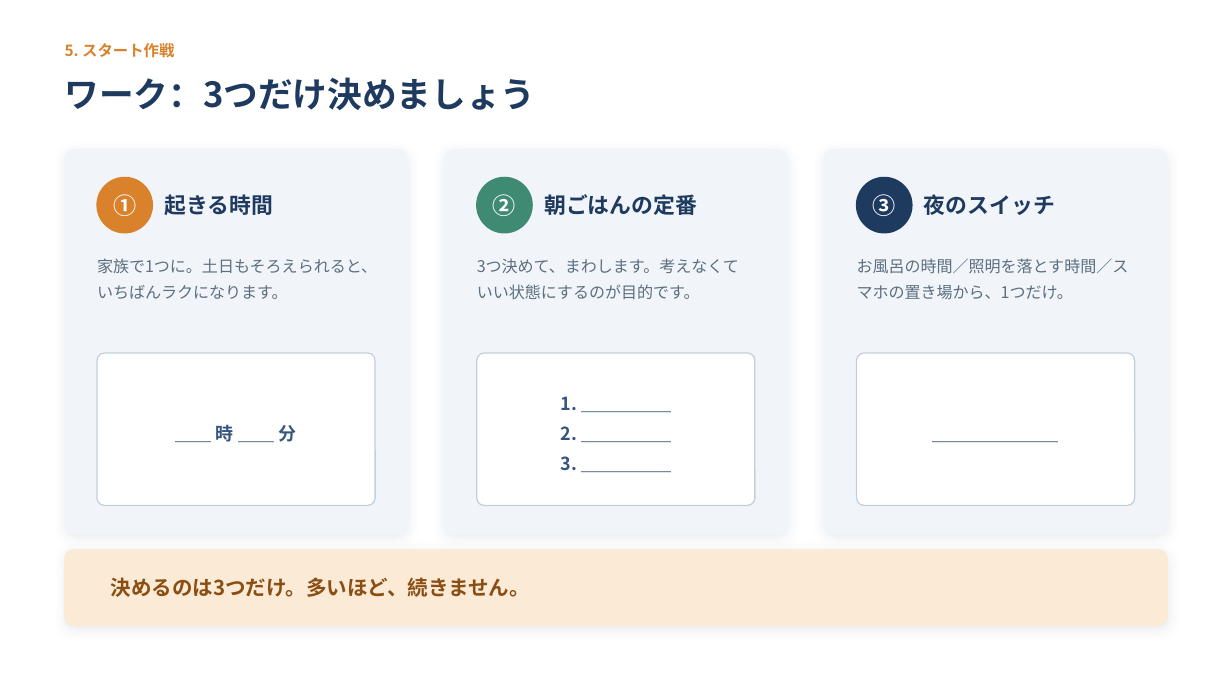
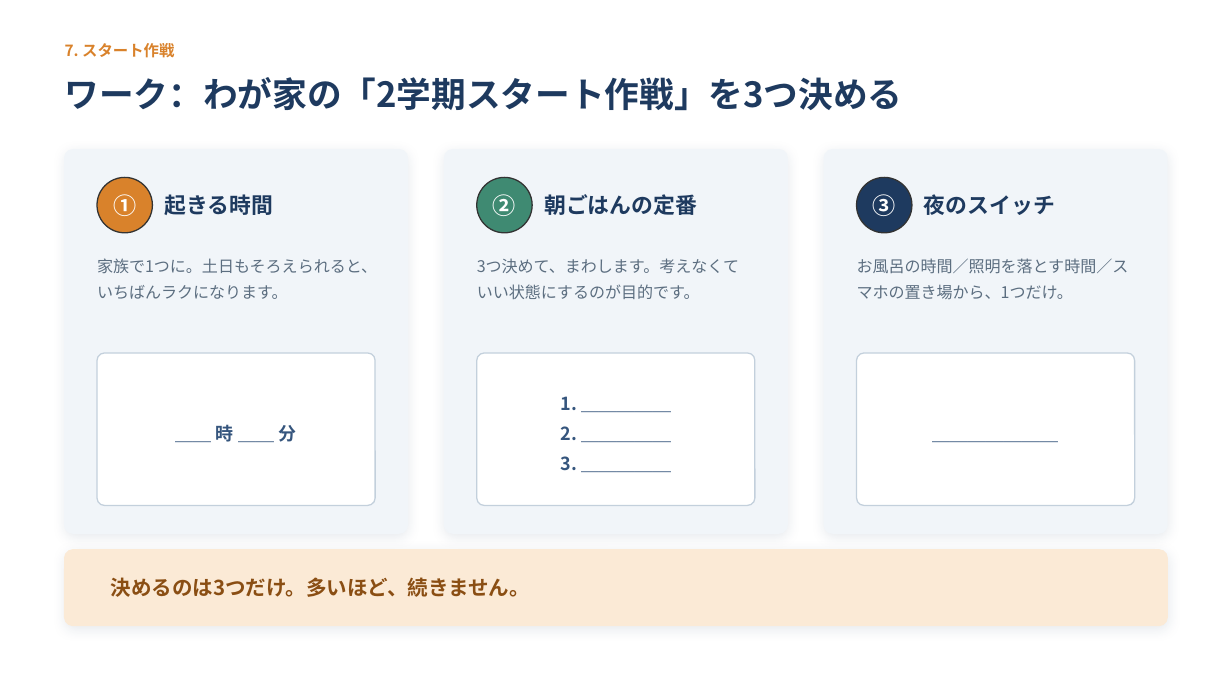
Before and after one commit to xxhmannasuimhxx/-, a slide deck: slide 36 of 夏休みの終わり_第2回_食と生活リズムの整え方.pptx (slide 27 before the commit). Drawn at 1232x693 pixels with LibreOffice and Linux fonts; fonts in the diff are those of the drawing. Boxes give left, top, right and bottom in pixels: in the first picture for what was removed or moved away, otherwise in the second. Text is boxed around its words. In the diff, an @@ line names an element or a change of style, - is before the commit and + after.

```diff
--- a/夏休みの終わり_第2回_食と生活リズムの整え方.pptx
+++ b/夏休みの終わり_第2回_食と生活リズムの整え方.pptx
@@ text at (x1=65, y1=43, x2=174, y2=58): text changed @@
-5. スタート作戦
+7. スタート作戦
@@ text at (x1=65, y1=77, x2=903, y2=111): text changed @@
-ワーク：3つだけ決めましょう
+ワーク：わが家の「2学期スタート作戦」を3つ決める
@@ ellipse at (x1=97, y1=177, x2=152, y2=233): outline #D9822B 1 pt to #333333 1 pt @@
@@ ellipse at (x1=477, y1=177, x2=532, y2=233): outline #3F8A72 1 pt to #333333 1 pt @@
@@ ellipse at (x1=857, y1=177, x2=912, y2=233): outline #1E3A5F 1 pt to #333333 1 pt @@
```
Also in this commit, not shown: 18 other slides changed, 20 slides added, 9 slides removed, 1 other file.
